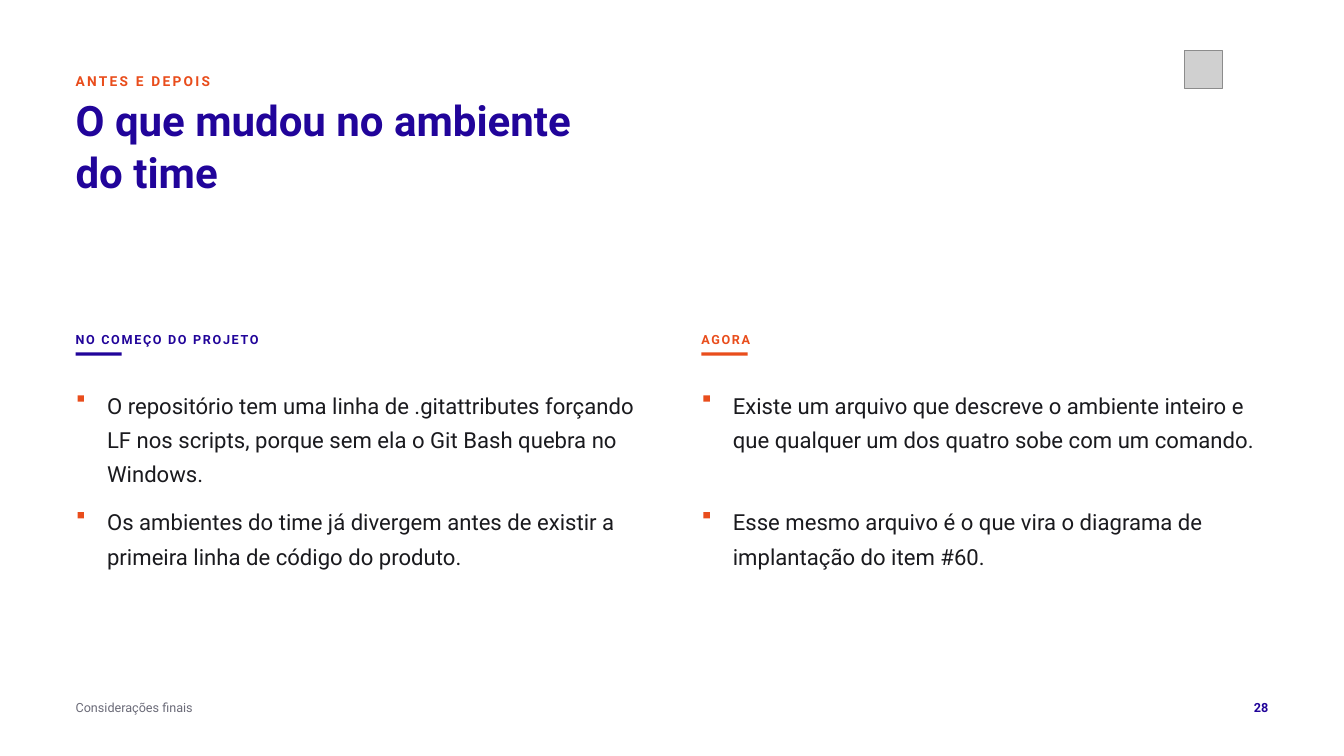
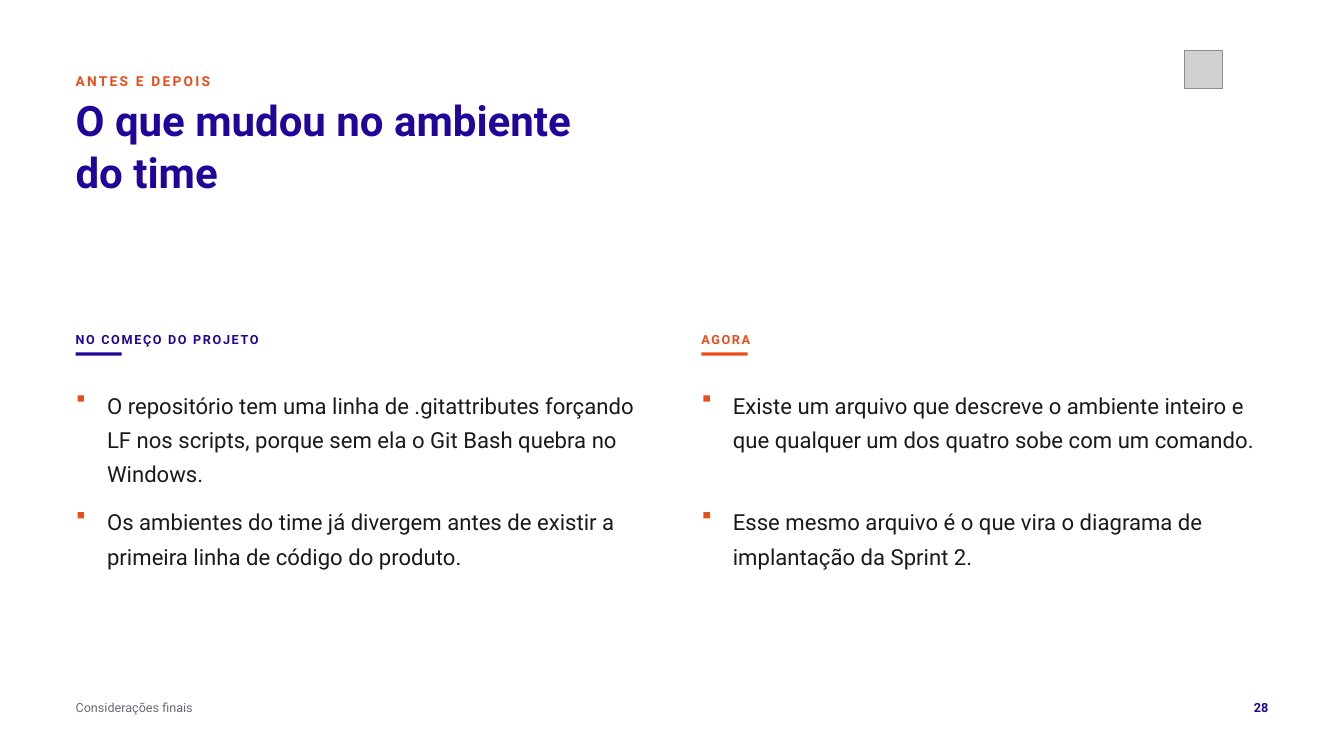
Before and after one commit to tcpassos/invite-app, a slide deck: slide 28 of trabalhos/T1-Docker-Invite-People.pptx. Drawn at 1344x756 pixels with LibreOffice and Linux fonts; fonts in the diff are those of the drawing; grey boxes stand for pictures. Boxes give left, top, right and bottom in pixels: in the first picture for what was removed or moved away, otherwise in the second. Text is boxed around its words. In the diff, an @@ line names an element or a change of style, - is before the commit and + after.

Commit message:
docs: troca os numeros de work item pelo nome do artefato nos slides do T1

```diff
--- a/trabalhos/T1-Docker-Invite-People.pptx
+++ b/trabalhos/T1-Docker-Invite-People.pptx
@@ text at [733, 513, 1202, 570]: text changed @@
-Esse mesmo arquivo é o que vira o diagrama de implantação do item #60.
+Esse mesmo arquivo é o que vira o diagrama de implantação da Sprint 2.
```
Also in this commit, not shown: 8 other slides changed, 13 other files.
